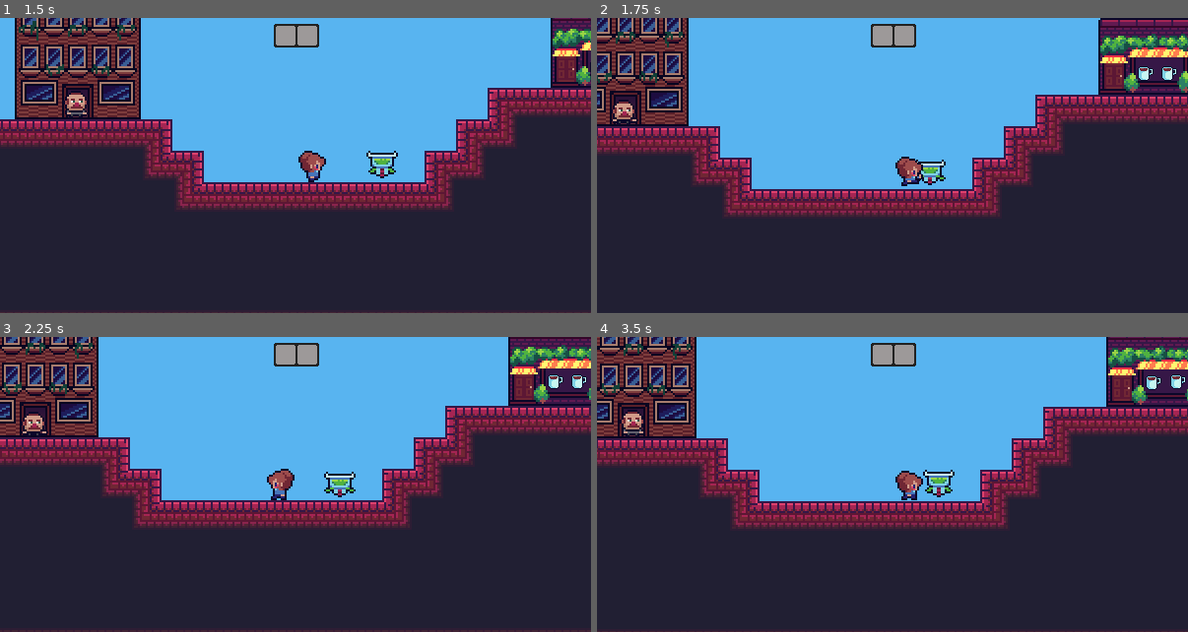
Above: before the commit, frames 1-4 (two rows, left to right).
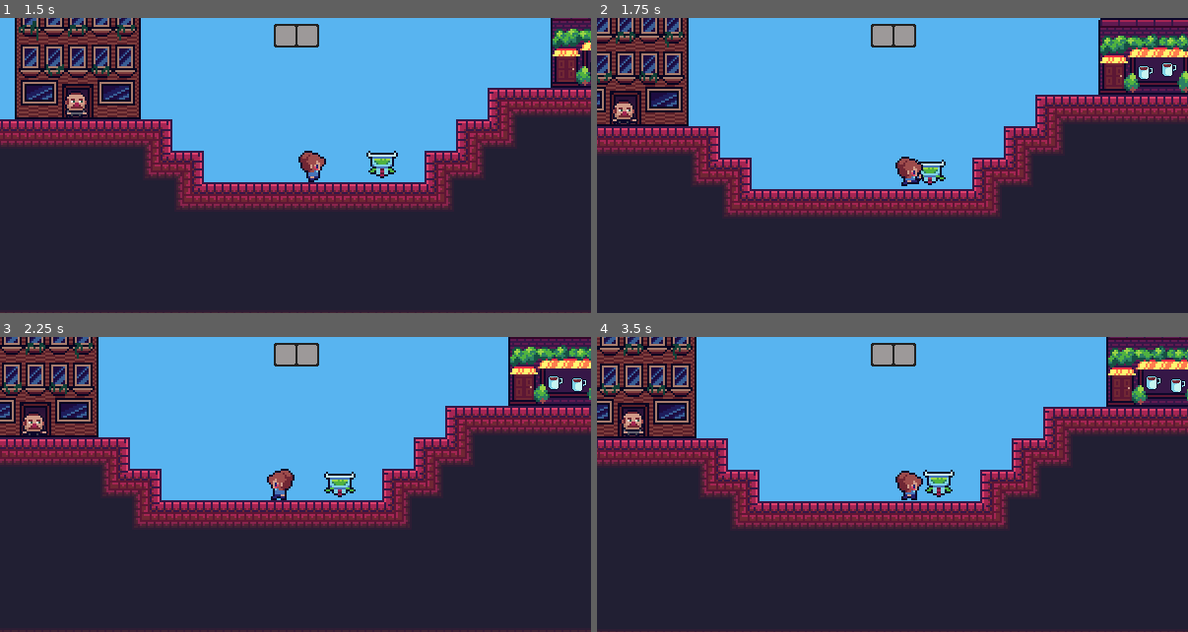
Above: after the commit, the same moments.

Repository: SusieValdez/Instant-Coffee
Game: Godot game, scene res://levels/Level 1.tscn
The game is run twice, just before and just after one commit, with the same random seed, the same clock (stepped at 60 frames per second) and the same inputs.
Inputs:
- Up to frame 1 (1.5 s): hold D (right) from 0.53 s (still down); tap E (interact) at 0.6, 1.35 s; tap W (jump) at 0.77 s
- Up to frame 2 (1.75 s): keep holding D (right); tap W (jump) at 1.52 s
- Up to frame 3 (2.25 s): release D (right) at 2.03 s; hold A (left) from 2.03 s (still down); tap E (interact) at 2.1 s
- Up to frame 4 (3.5 s): release A (left) at 2.78 s; hold D (right) from 2.78 s (still down); tap E (interact) at 2.85 s; tap W (jump) at 3.02 s

Frame 1 is identical in both runs. In frame 2, 0.2% of the frame differs, in the area x 91-99%, y 15-22%; in frame 3, 0.1%; in frame 4, 0.1%.

Commit message:
make coffees bounce at different rates when they spawn

Diff:
--- a/objects/Coffee.gd
+++ b/objects/Coffee.gd
@@ -4,10 +4,11 @@
 signal item_deselected(item, selector)
 
 onready var area = $Area2D
+onready var start_time = randf() * 100
 
 var time = 0.0
 func _process(delta):
-	offset.y = 2 * sin(time * 5)
+	offset.y = 2 * sin(start_time + time * 5)
 	time += delta
 
 func _on_Area2D_body_entered(body):
